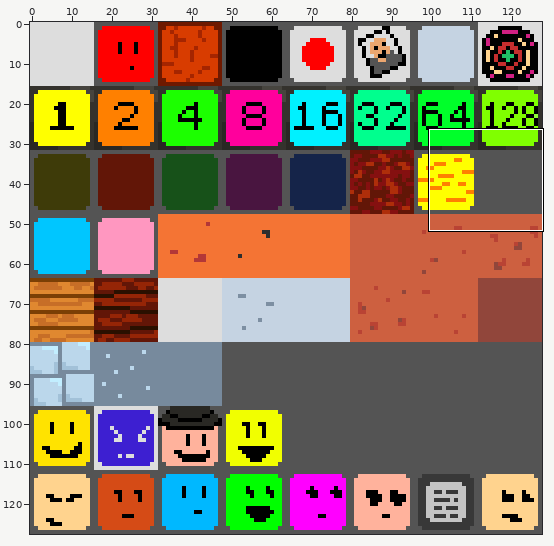
Two versions of one sprite sheet, data/art/sprites.png. The first picture is a wide view before the edit; the outline marks the close-up.
Close-up. The starting point:
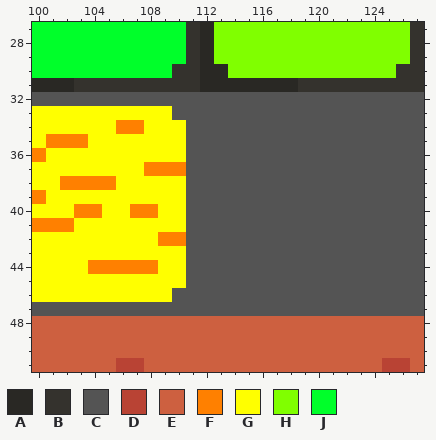
The file is 128x128 pixels. Colours within 5 levels of each other are drawn and written as one. Shown: x 100..127, y 27..51.
Palette (. is transparent): A #292824  B #34322d  C #545454  D #b94334  E #cd6040  F #ff8000  G #ffff00  H #80ff00  J #00ff2a
Pixels before, first column x 100:
27 JJJJJJJJJJJBAHHHHHHHHHHHHHHB
28 JJJJJJJJJJJBAHHHHHHHHHHHHHHB
29 JJJJJJJJJJJBAHHHHHHHHHHHHHHB
30 JJJJJJJJJJBBAAHHHHHHHHHHHHBB
31 AAABBBBBBBBBAAAAAAABBBBBBBBB
32 CCCCCCCCCCCCCCCCCCCCCCCCCCCC
33 GGGGGGGGGGCCCCCCCCCCCCCCCCCC
34 GGGGGGFFGGGCCCCCCCCCCCCCCCCC
35 GFFFGGGGGGGCCCCCCCCCCCCCCCCC
36 FGGGGGGGGGGCCCCCCCCCCCCCCCCC
37 GGGGGGGGFFFCCCCCCCCCCCCCCCCC
38 GGFFFFGGGGGCCCCCCCCCCCCCCCCC
39 FGGGGGGGGGGCCCCCCCCCCCCCCCCC
40 GGGFFGGFFGGCCCCCCCCCCCCCCCCC
41 FFFGGGGGGGGCCCCCCCCCCCCCCCCC
42 GGGGGGGGGFFCCCCCCCCCCCCCCCCC
43 GGGGGGGGGGGCCCCCCCCCCCCCCCCC
44 GGGGFFFFFGGCCCCCCCCCCCCCCCCC
45 GGGGGGGGGGGCCCCCCCCCCCCCCCCC
46 GGGGGGGGGGCCCCCCCCCCCCCCCCCC
47 CCCCCCCCCCCCCCCCCCCCCCCCCCCC
48 EEEEEEEEEEEEEEEEEEEEEEEEEEEE
49 EEEEEEEEEEEEEEEEEEEEEEEEEEEE
50 EEEEEEEEEEEEEEEEEEEEEEEEEEEE
51 EEEEEEDDEEEEEEEEEEEEEEEEEDDE
Now the later version:
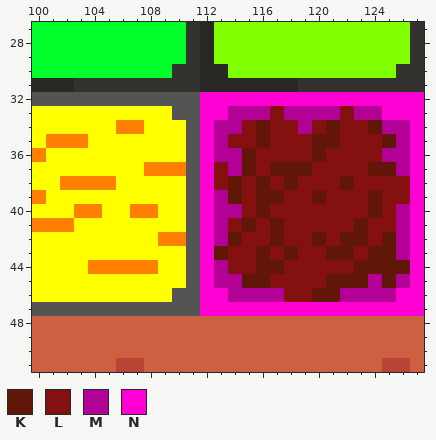
Colours new in this view: K #621607  L #851010  M #b30095  N #ff00d4
The exact change:
y 32: x 112..127 CCCCCCCCCCCCCCCC -> NNNNNNNNNNNNNNNN
y 33: x 112..127 CCCCCCCCCCCCCCCC -> NNMMMLMMMMLMMNNN
y 34: x 112..127 CCCCCCCCCCCCCCCC -> NMMLKLLMLKLLKMMN
y 35: x 112..127 CCCCCCCCCCCCCCCC -> NMLLKLLLKKLLLKMN
y 36: x 112..127 CCCCCCCCCCCCCCCC -> NMMKLLLLKLLLLMMN
y 37: x 112..127 CCCCCCCCCCCCCCCC -> NLMKLKKKLLLLKKMN
y 38: x 112..127 CCCCCCCCCCCCCCCC -> NLKLKLKLLLKLLLLN
y 39: x 112..127 CCCCCCCCCCCCCCCC -> NMKLKKLLKLLLKLLN
y 40: x 112..127 CCCCCCCCCCCCCCCC -> NMMLKLLLLLLLKLMN
y 41: x 112..127 CCCCCCCCCCCCCCCC -> NMLKLKLLLLLKLLMN
y 42: x 112..127 CCCCCCCCCCCCCCCC -> NMKLLKLLKLKKLKMN
y 43: x 112..127 CCCCCCCCCCCCCCCC -> NKLLKLKLLKKLKKMN
y 44: x 112..127 CCCCCCCCCCCCCCCC -> NMLLKKLLLLLKKKKN
y 45: x 112..127 CCCCCCCCCCCCCCCC -> NMMKKLLLLKKKMKMN
y 46: x 112..127 CCCCCCCCCCCCCCCC -> NNMMMMLLKKMMMMNN
y 47: x 112..127 CCCCCCCCCCCCCCCC -> NNNNNNNNNNNNNNNN
Boxes around the changes in both close-ups, in picture pixels (x1, y1, x2, y2):
changed: (200, 92, 424, 316)
